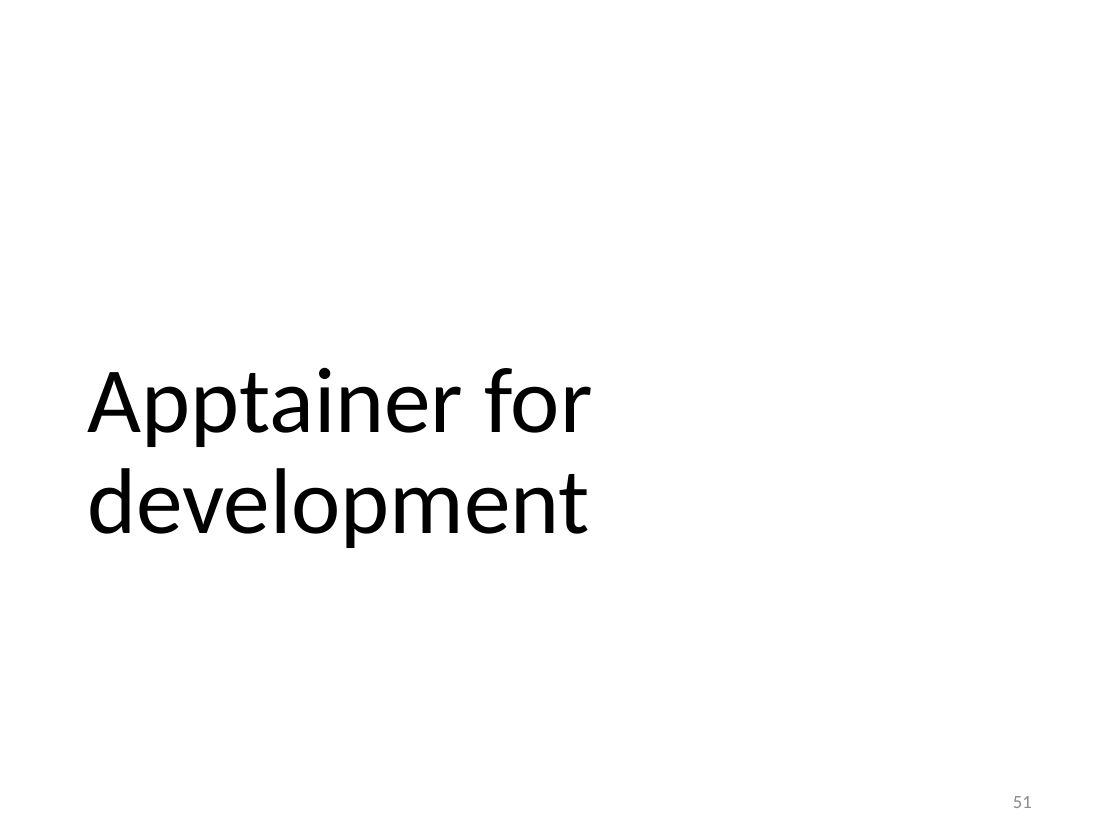
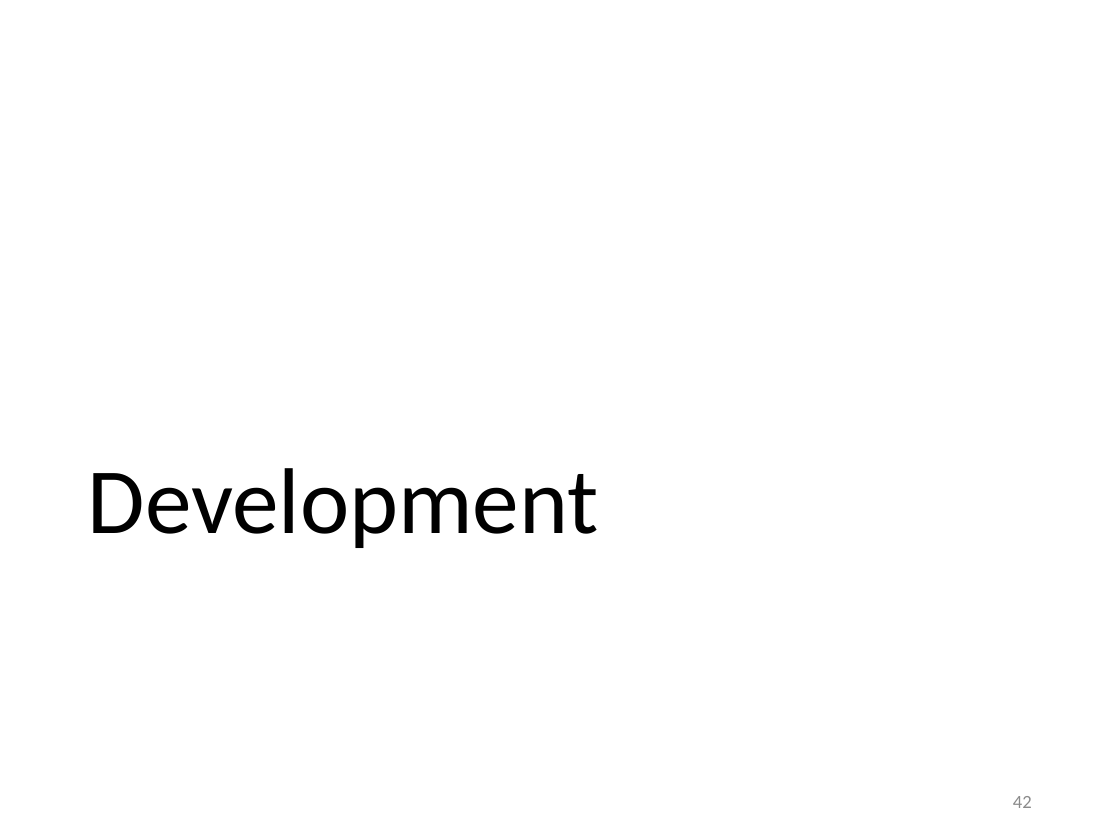
Before and after one commit to gjbex/Containers-for-HPC, a slide deck: slide 42 of containers_for_hpc.pptx (slide 51 before the commit). Drawn at 1120x840 pixels with LibreOffice and Linux fonts; fonts in the diff are those of the drawing. Boxes give left, top, right and bottom in pixels: in the first picture for what was removed or moved away, otherwise in the second. Text is boxed around its words. In the diff, an @@ line names an element or a change of style, - is before the commit and + after.

```diff
--- a/containers_for_hpc.pptx
+++ b/containers_for_hpc.pptx
@@ title at [88, 468, 599, 548]: text changed @@
-Apptainer for development
+Development
@@ page number at [1013, 796, 1032, 808]: text changed @@
-51
+42
```
Also in this commit, not shown: 2 other slides changed.
